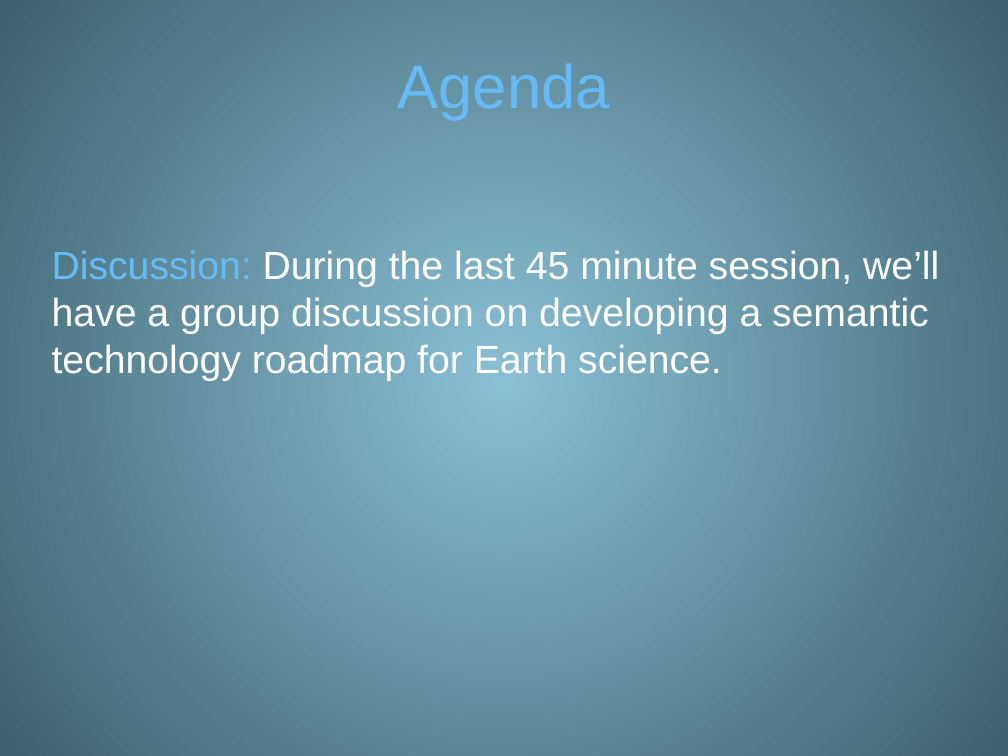
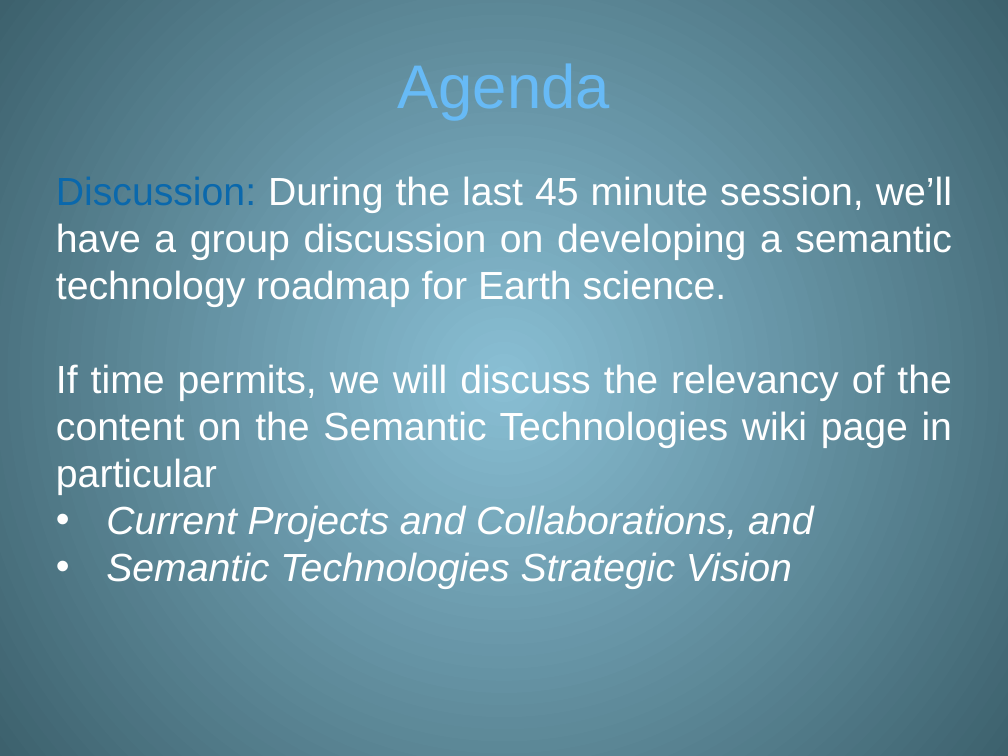
Before and after one commit to ESIPFed/stc, a slide deck: slide 6 of symposium/2018/talks/power_point/2018 Geosemantics Symposium Intro.pptx (slide 5 before the commit). Drawn at 1008x756 pixels with LibreOffice and Linux fonts; fonts in the diff are those of the drawing. Boxes give left, top, right and bottom in pixels: in the first picture for what was removed or moved away, otherwise in the second. Text is boxed around its words. In the diff, an @@ line names an element or a change of style, - is before the commit and + after.

```diff
--- a/symposium/2018/talks/power_point/2018 Geosemantics Symposium Intro.pptx
+++ b/symposium/2018/talks/power_point/2018 Geosemantics Symposium Intro.pptx
@@ text "Discussion: During the last 45 ...": place and size @@
-text "Discussion: During the last 45 ..." at box(52, 250, 939, 381)
+text "Discussion: During the last 45 ..." at box(56, 176, 953, 589)
@@ text at box(56, 176, 952, 307): text colour #67BAF6 to #0A68AC in "Discussion:"; alignment left to justified @@
@@ text at box(56, 364, 953, 589): paragraphs added @@
+If time permits, we will discuss the relevancy of the content on the Semantic Technologies wiki page in particular
+• Current Projects and Collaborations, and
+• Semantic Technologies Strategic Vision
```
Also in this commit, not shown: 4 other slides changed, 3 slides added.
